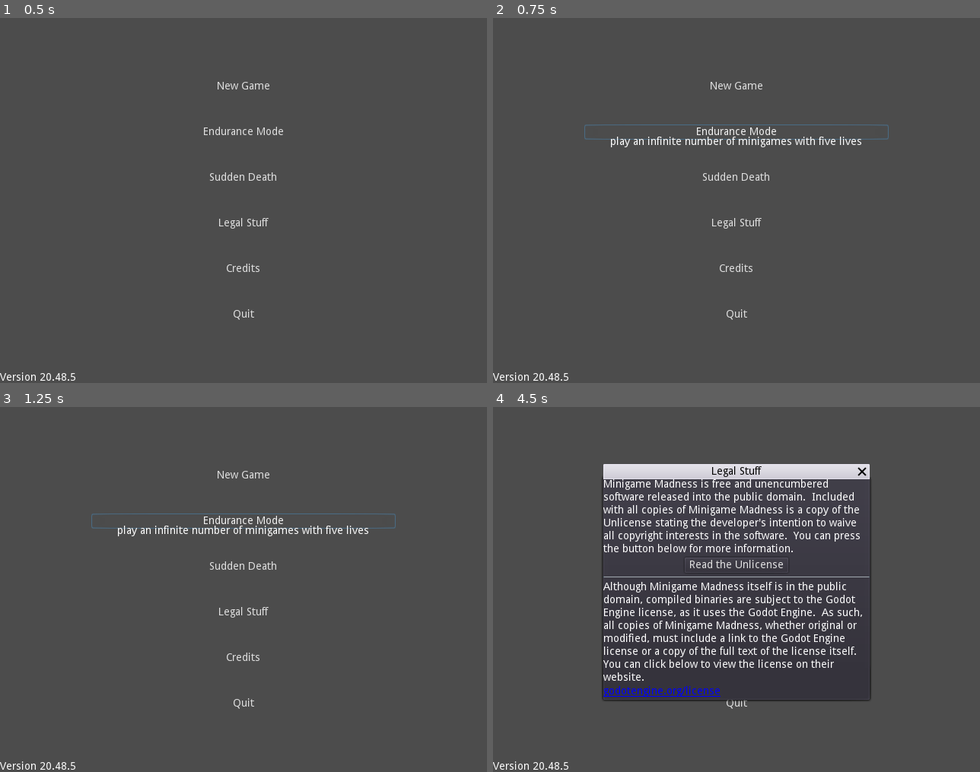
Above: before the commit, frames 1-4 (two rows, left to right).
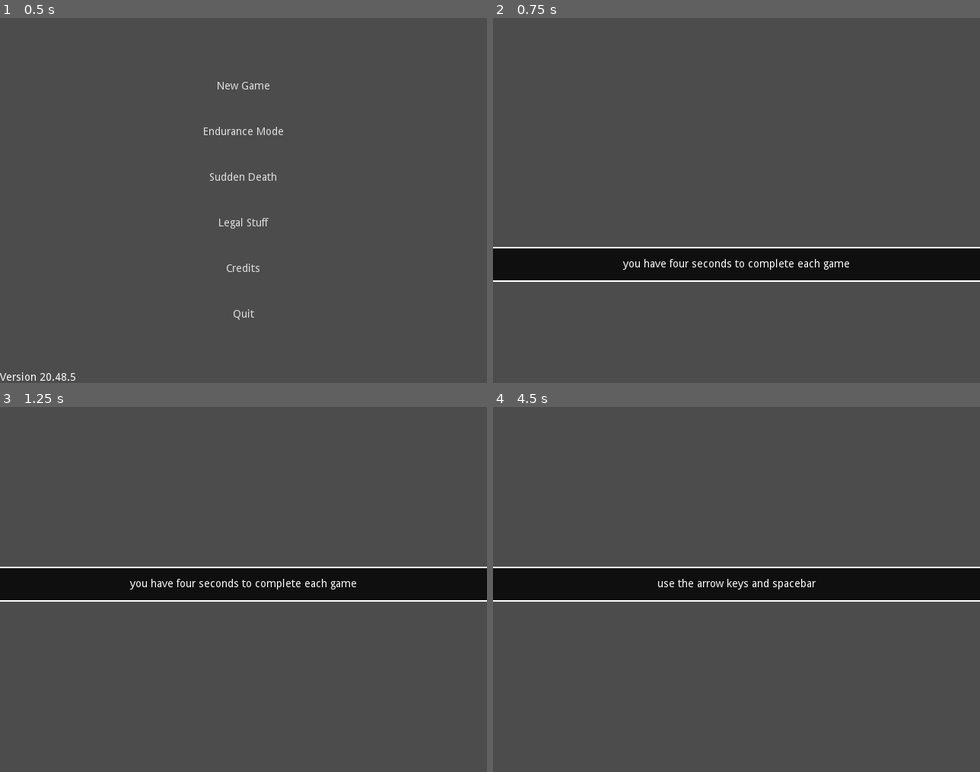
Above: after the commit, the same moments.

Repository: swashdev/minigame-madness
Game: Godot game, scene res://master/scenes/master.tscn
Same seed, same stepped clock (60 frames per second), same inputs: the game is played once before the commit and once after it.
Inputs (mouse positions are in pixels of both pictures, inside the frame that each line leads up to):
- Up to frame 1 (0.5 s): no input
- Up to frame 2 (0.75 s): click "Endurance Mode" at 0.5 s
- Up to frame 3 (1.25 s): no input
- Up to frame 4 (4.5 s): click (736, 476) at 1.25 s, where only the run before the commit has a clickable "New Game"; click (736, 476) at 2 s, where only the run before the commit has a clickable "New Game"; click (736, 567) at 2.75 s, where only the run before the commit has a clickable "Sudden Death"; move the mouse to (843, 571) at 3.52 s; hold Right (move_right) 3.53-4.25 s; hold Space (action) 3.53-4.25 s; tap Up (move_up) at 3.77 s; click (736, 611) at 4.25 s, where only the run before the commit has a clickable "Legal Stuff"

Frame 1 is identical in both runs. In frame 2, 11% of the frame differs, in the area x 0-100%, y 17-100%; in frame 3, 11%; in frame 4, 22%, in the area x 0-100%, y 15-100%.

Commit message:
[MASTER] implement endurance+sudden death buttons.
The endurance mode and sudden death buttons are now fully functional and
signal master to start their respective minigames.

Diff:
--- a/master/scenes/menus/main_menu.tscn
+++ b/master/scenes/menus/main_menu.tscn
@@ -106,6 +106,8 @@
 __meta__ = {
 "_edit_use_anchors_": false
 }
+[connection signal="pressed" from="Menu/Buttons/EnduranceModeButton" to="." method="_on_EnduranceModeButton_pressed"]
+[connection signal="pressed" from="Menu/Buttons/SuddenDeath" to="." method="_on_SuddenDeath_pressed"]
 [connection signal="pressed" from="Menu/Buttons/DebugButton" to="." method="_on_DebugButton_pressed"]
 [connection signal="pressed" from="Menu/Buttons/LegalStuffButton" to="." method="_on_LegalStuffButton_pressed"]
 [connection signal="pressed" from="Menu/Buttons/QuitButton" to="." method="_on_QuitButton_pressed"]
--- a/master/scripts/master.gd
+++ b/master/scripts/master.gd
@@ -39,6 +39,11 @@
 	match button:
 		"new_game":
 			_on_new_game()
+		# Endurance Mode and Sudden Death are game modes 1 and 2.
+		"endurance_mode":
+			_on_new_game( 1 )
+		"sudden_death":
+			_on_new_game( 2 )
 		"debug":
 			_on_debug_menu()
 		"quit":
@@ -46,11 +51,12 @@
 
 
 # This function is used to handle the "new game" button being pressed.
-func _on_new_game():
+# `mode` is the game mode being used.  Default is 0 (GameMode.NORMAL)
+func _on_new_game( mode = 0 ):
 	# Hide the main menu.
 	$MainMenu.hide()
 	# Start a new game.
-	$Main.new_game()
+	$Main.new_game( mode )
 
 
 # This function is used to handle the debug menu button being pressed.
--- a/master/scripts/menus/main_menu.gd
+++ b/master/scripts/menus/main_menu.gd
@@ -56,6 +56,16 @@
 	emit_signal( "button_pressed", "new_game" )
 
 
+# The "Endurance Mode" button has been pressed.  Signal Master.
+func _on_EnduranceModeButton_pressed():
+	emit_signal( "button_pressed", "endurance_mode" )
+
+
+# The "Sudden Deatht" button has been pressed.  Signal Master.
+func _on_SuddenDeath_pressed():
+	emit_signal( "button_pressed", "sudden_death" )
+
+
 # The "Legal Stuff" button has been pressed.  This will open a dialog box
 # containing licensing information.
 func _on_LegalStuffButton_pressed():
